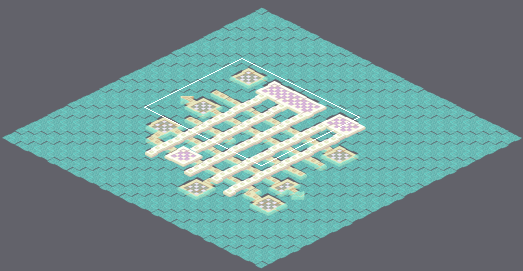
Level history. Tiled map: areas/secretArea2.tmx. The first picture is a wide view before the edit; the outline marks the close-up.
Close-up. Before:
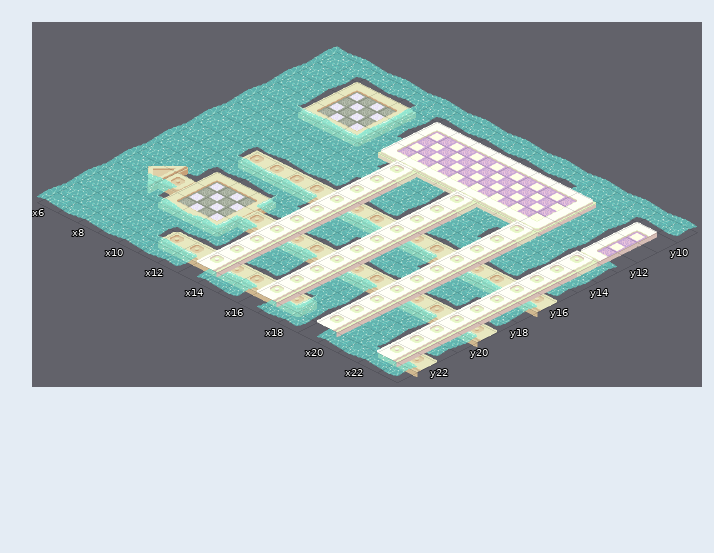
Cells are 64x32 px. Isometric: x runs down to the right, y down to the left. Shown: x 6..23, y 9..23. The commit also changed other parts of the map, which this record leaves out. Layer "Tile Layer 2" is drawn 0,-16 px off the grid.
Once edited:
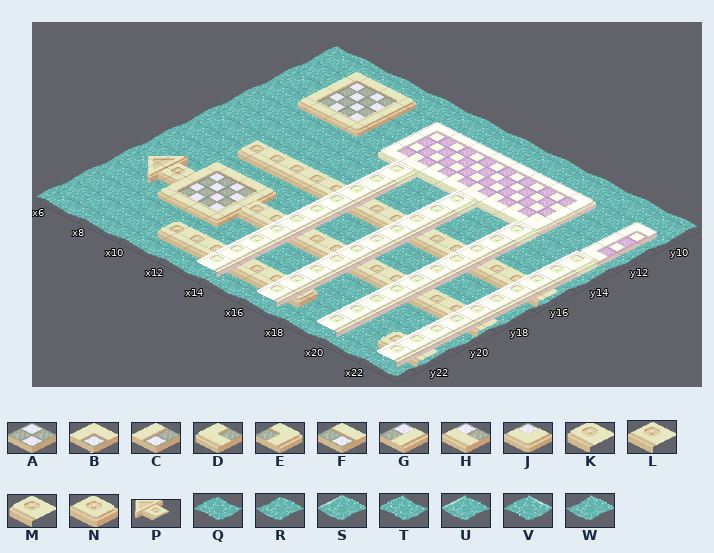
Key: from "Secret Area Prettified Main": A 0, B 1, C 2, D 3, E 4, F 5, G 6, H 7, J 8, K 13; from "Secret Area Prettified Walkway": L 6, M 8, N 14; from "SecretArrows": P 0; from "WaterTilesV2": Q 0, R 1, S 10, T 18, U 19, V 27, W 28.
_ is an empty cell, . an unchanged one.
Difference:
--- layer "Tile Layer 1"
@@ x 8..23 @@
-10 BFET_______...__
-11 CAGU_.........__
-12 DHJT..........__
-13 VWV.._.._....._.
-14 ........_.._.._.
-15 ....._.._....._.
-16 .MLLLLLLLLLLLLLL
-17 .WVWV_VWVWV_VWVW
-18 .BFEU..._....._.
-19 PCAGMLLLLLLLLLLL
-20 .DHJS_VW_VW_WV_V
-21 .W.W._RQ_.._.._.
-22 ...KLLLLLNU_..KL
-23 ...WV_VW_W._....
+10 RQRQRQRQRQR...RQ
+11 QRQRQ.........QR
+12 RQRQ..........RQ
+13 QRQ..R..Q.....Q.
+14 ........R..Q..R.
+15 .....R..Q.....Q.
+16 .QRQRQRQRQRQRQRQ
+17 .RQRQRQRQRQRQRQR
+18 .QRQR...R.....R.
+19 QRQRQRQRQRQRQRQR
+20 .QRQRQRQRQRQRQRQ
+21 .R.R.RQRQ..R..Q.
+22 ...QRQRQRQRQ..RQ
+23 ...RQRQRQR.R....
--- layer "Tile Layer 2"
@@ x 8..10 @@
-10 ___
-11 ___
-12 ___
+10 BFE
+11 CAG
+12 DHJ
@@ x 9..23 @@
-16 _______________
+16 MLLLLLLLLLLLLLL
@@ x 8..23 @@
-18 .___............
-19 ________________
-20 .___............
+18 .BFE............
+19 PCAGMLLLLLLLLLLL
+20 .DHJ............
@@ x 11..23 @@
-22 _______....__
+22 KLLLLLN....KL
Pixel boxes of the changes (left, top, right, bottom) in both close-ups:
changed: (147, 72, 677, 372)
